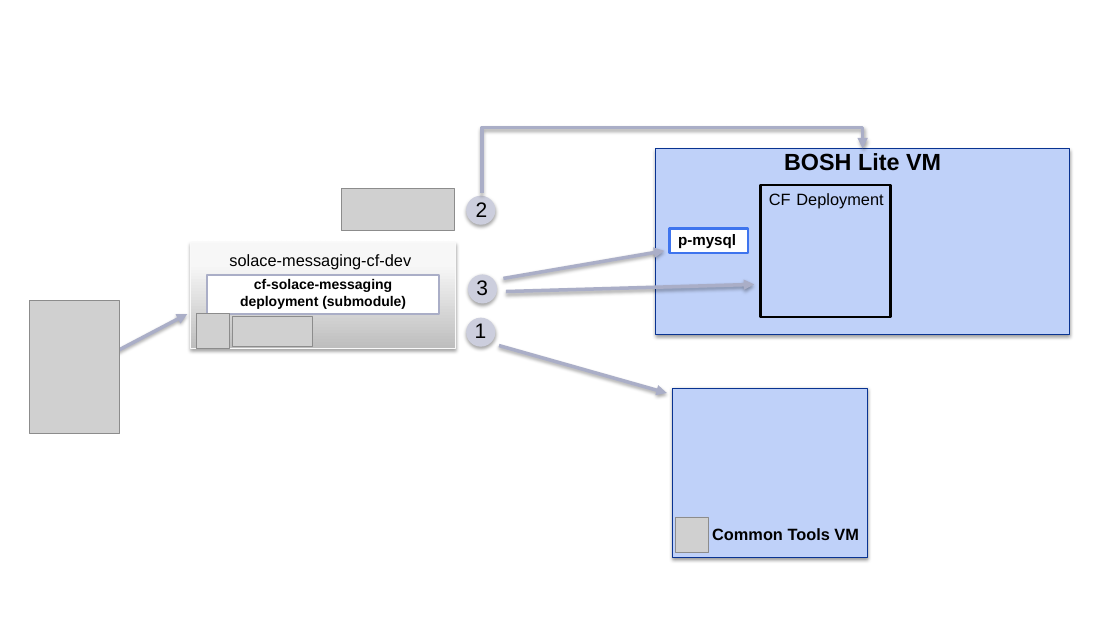
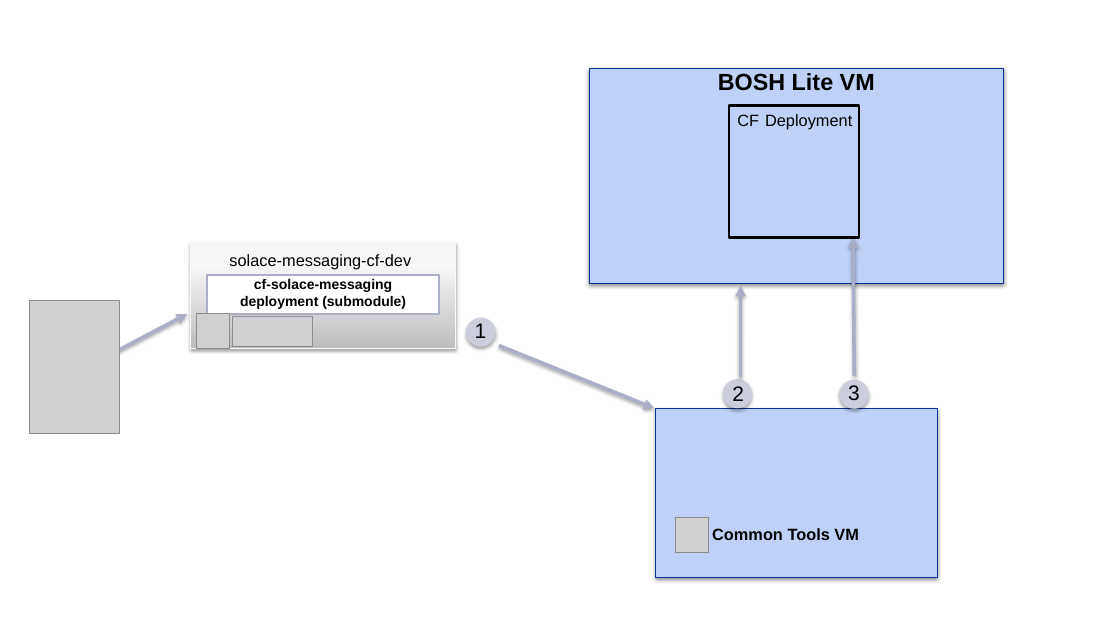
Before and after one commit to SolaceLabs/pubsubplus-cf-dev, a slide deck: slide 6 of resources/diagrams.pptx (slide 4 before the commit). Drawn at 1120x630 pixels with LibreOffice and Linux fonts; fonts in the diff are those of the drawing; grey boxes stand for pictures; background and template pictures are left out. Boxes give left, top, right and bottom in pixels: in the first picture for what was removed or moved away, otherwise in the second. Text is boxed around its words. In the diff, an @@ line names an element or a change of style, - is before the commit and + after.

```diff
--- a/resources/diagrams.pptx
+++ b/resources/diagrams.pptx
@@ rectangle "BOSH Lite VM": place and size @@
-rectangle "BOSH Lite VM" at bbox=[655, 149, 1070, 334]
+rectangle "BOSH Lite VM" at bbox=[589, 68, 1004, 283]
@@ text "CF Deployment": place and size @@
-text "CF Deployment" at bbox=[769, 193, 883, 209]
+text "CF Deployment" at bbox=[737, 114, 852, 130]
@@ rectangle: place and size @@
-rectangle at bbox=[761, 185, 891, 317]
+rectangle at bbox=[729, 106, 859, 238]
@@ picture removed at bbox=[341, 188, 454, 231] @@
@@ rectangle removed at bbox=[670, 229, 749, 253] @@
-p-mysql
@@ arrow moved from (506, 292) - (755, 285) to (854, 376) - (854, 238) @@
@@ arrow removed from (503, 278) to (665, 251) @@
@@ elbow arrow moved from (482, 192) - (863, 149) to (741, 377) - (741, 286) @@
@@ arrow moved from (499, 345) - (667, 393) to (499, 345) - (655, 408) @@
@@ ellipse: place and size @@
-ellipse at bbox=[466, 196, 496, 225]
+ellipse at bbox=[723, 380, 753, 409]
@@ text "2": place and size @@
-text "2" at bbox=[476, 202, 488, 217]
+text "2" at bbox=[732, 386, 744, 401]
@@ ellipse: place and size @@
-ellipse at bbox=[468, 275, 497, 304]
+ellipse at bbox=[839, 380, 869, 409]
@@ text "3": place and size @@
-text "3" at bbox=[476, 280, 488, 295]
+text "3" at bbox=[848, 385, 860, 400]
@@ rectangle: place and size @@
-rectangle at bbox=[672, 388, 868, 557]
+rectangle at bbox=[655, 408, 938, 577]
```
Also in this commit, not shown: 1 other slide changed, 3 slides added, 59 other files.
